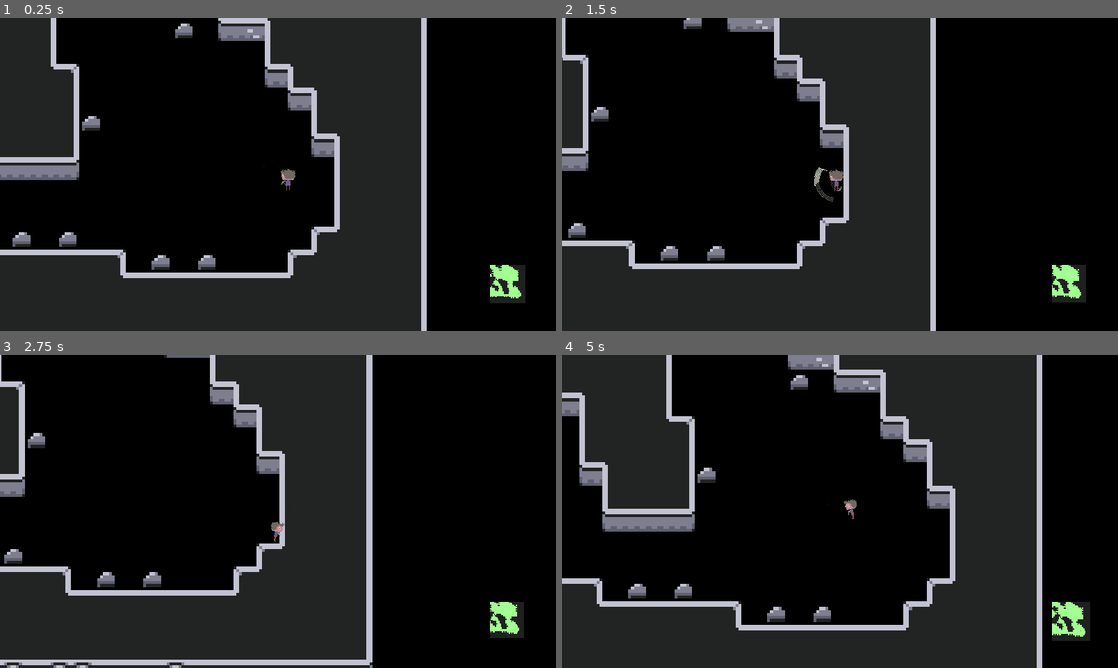
Above: before the commit, frames 1-4 (two rows, left to right).
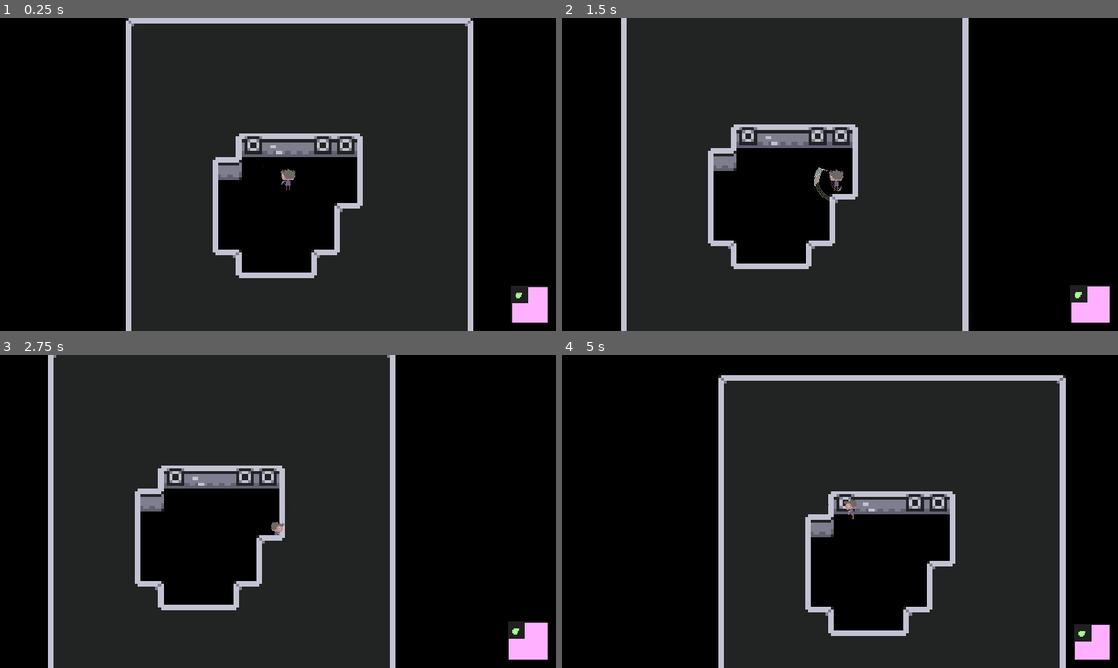
Above: after the commit, the same moments.

Repository: FrankJRix/minorman-game
Game: Godot game, scene res://classes/procedural_generation/ProceduralGeneration.tscn
Two runs of this game, one before a commit and one after it. Both use one fixed random seed, a clock stepped at 60 frames per second and the inputs below. This scene is started directly instead of the project's main scene.
Inputs (mouse positions are in pixels of both pictures, inside the frame that each line leads up to):
- Up to frame 1 (0.25 s): no input
- Up to frame 2 (1.5 s): tap Enter (test_fullscreen) at 0.5 s; move the mouse to (962, 158) at 0.52 s; hold D (move_east) 0.53-1.28 s; tap E (interact) at 0.6 s; tap Space (jump) at 0.77 s; move the mouse to (728, 190) at 1.27 s; hold S (move_south) from 1.28 s (still down); click (728, 190) at 1.35 s
- Up to frame 3 (2.75 s): tap Space (jump) at 1.52 s; tap E (interact) at 1.55, 2.1 s; move the mouse to (333, 442) at 2.02 s; release S (move_south) at 2.03 s; hold D (move_east) from 2.03 s (still down)
- Up to frame 4 (5 s): move the mouse to (812, 574) at 2.77 s; release D (move_east) at 2.78 s; hold W (move_north) 2.78-3.53 s; tap Shift (sprint) at 2.85 s; tap Space (jump) at 3.02, 3.77, 4.52 s; tap E (interact) at 3.05, 3.6, 4.55 s; move the mouse to (1006, 558) at 3.52 s; hold A (move_west) from 3.53 s (still down); move the mouse to (673, 464) at 4.27 s; click (673, 464) at 4.35 s

The runs differ from the first frame. In frame 1, 47% of the frame differs, in the area x 0-99%, y 0-100%; in frame 2, 36%; in frame 3, 36%; in frame 4, 50%.
Error in both runs: Invalid get index 'jump' (on base: 'Dictionary'). (res://characters/player/norman_state_machine.gd:16)

Commit message:
ReadMe, e qualche fixino.

Diff:
--- a/00_MinorMan/classes/procedural_generation/ProceduralGeneration.gd
+++ b/00_MinorMan/classes/procedural_generation/ProceduralGeneration.gd
@@ -8,6 +8,8 @@
 
 func evaluate_level():
 	if botched:
+		CAVE_HEIGHT += 5
+		CAVE_WIDTH += 5
 		setup_level()
 
 
@@ -18,8 +20,6 @@
 	$YSort/Norman.position = point_in_world
 
 
-# Ovviamente qui c'è un bug. Perché i vicini che conto stanno sulla generazione precedente. Però il comportamento è interessante,
-# perché sembra introdurre un bias selettivo che aggiunge, piuttosto che togliere.
 func fetch_spawn_point():
 	var ideal_spawn: Vector2
 
--- a/00_MinorMan/classes/procedural_generation/ProceduralGeneration.tscn
+++ b/00_MinorMan/classes/procedural_generation/ProceduralGeneration.tscn
@@ -8,6 +8,8 @@
 
 [node name="ProceduralGeneration" type="Node"]
 script = ExtResource( 1 )
+CAVE_WIDTH = 5
+CAVE_HEIGHT = 5
 
 [node name="YSort" type="YSort" parent="."]
 
Not shown, changed: README.md
